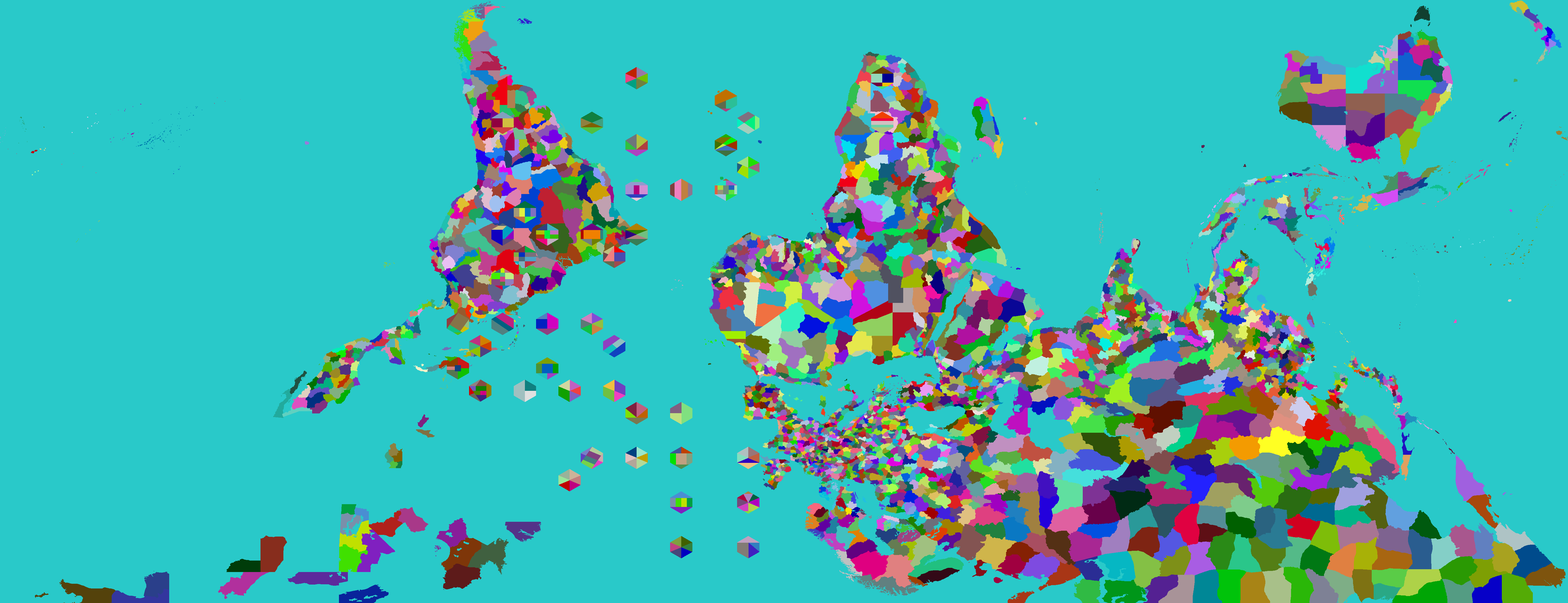
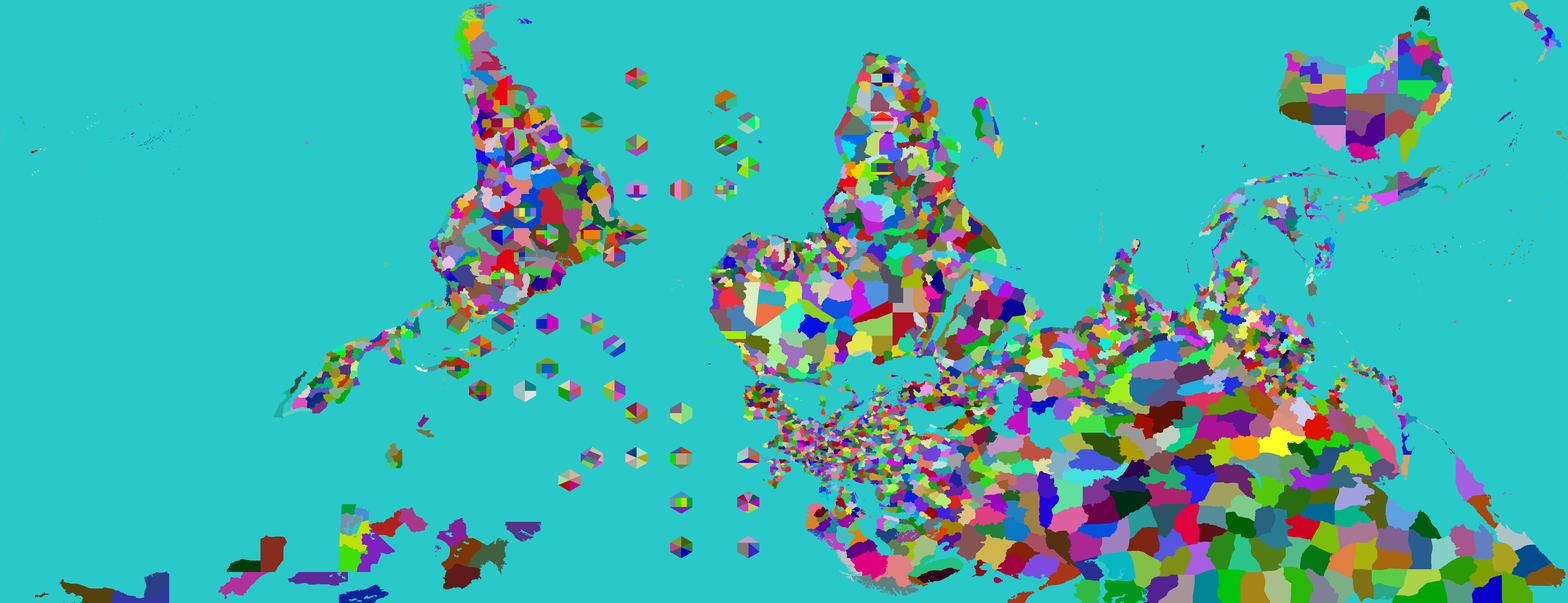
Layers edited between the first and the second 1568 × 603 image:
painted on "Provinces" over [760, 156, 894, 490]
